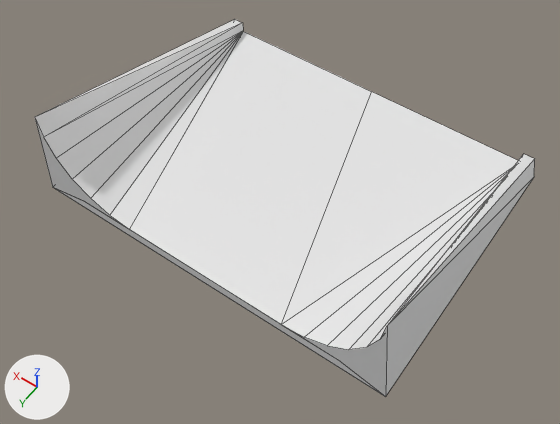
The Blender file Assets/Resources/materials/tileModels/curb2slope2.blend: old version first, new version second.
Before and after are seen from a camera (50 mm lens) standing at (-24.1, 35.1, 51.1) and looking at (-1.4, 3.4, 1.2). The axes (+X, +Y, +Z) are drawn at lower left. The lights are the same throughout. The first picture is the older version. Mesh edges are drawn as thin lines. Materials are left out; every surface is plain grey.

Objects in the first picture: 'endB', 'main'.
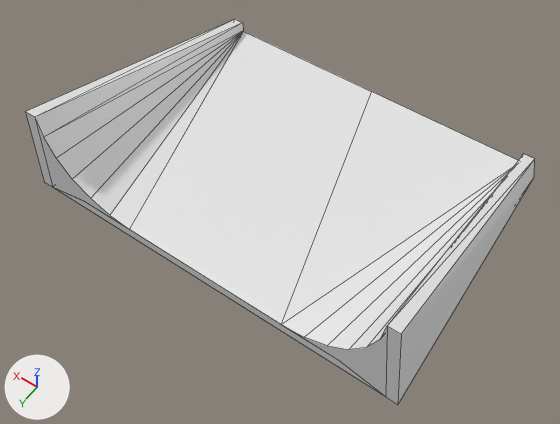
Patch to the scene script:
```diff
--- a/Assets/Resources/materials/tileModels/curb2slope2.blend.py
+++ b/Assets/Resources/materials/tileModels/curb2slope2.blend.py
@@ me_track17_pmd0_mesh_001 @@
 # verts and faces of me_track17_pmd0_mesh_001; kept vertices keep their numbers, new ones are numbered from 28
-me_track17_pmd0_mesh_001.from_pydata(...)  # 28 vertices, 25 faces; spans x -16.5..16.5, y -13.2..11.8, z 0.0..9.0
+me_track17_pmd0_mesh_001.from_pydata(...)  # 30 vertices, 25 faces; spans x -17.5..17.5, y -13.2..11.8, z 0.0..9.0
+# me_track17_pmd0_mesh_001 part 1
+delete_vertices([7])  # with the faces that use them
+delete_faces([(0, 1, 16), (0, 16, 20)])
+verts[28] = (-16.5, 11.8, 9.0)  # pixel (401, 333)
+verts[29] = (-17.5, 11.8, 0.0)  # pixel (397, 404)
+faces += [(1, 16, 28), (0, 1, 28, 29), (0, 29, 20)]
+# me_track17_pmd0_mesh_001 part 2
+delete_vertices([27])  # with the faces that use them
+delete_faces([(10, 21, 11), (10, 26, 21)])
+verts[30] = (16.5, 11.8, 9.0)  # pixel (25, 111)
+verts[31] = (17.5, 11.8, 0.0)  # pixel (44, 182)
+faces += [(11, 30, 21), (10, 31, 30, 11), (10, 26, 31)]
@@ me_track17_pmd0_mesh_002 @@
 # used by ob_endb; parent = ob_main; location = (-0.598, 0.358, 0.0181)
 # verts and faces of me_track17_pmd0_mesh_002; kept vertices keep their numbers, new ones are numbered from 4
-me_track17_pmd0_mesh_002.from_pydata(...)  # 4 vertices, 1 face; spans x -15.9..17.1, y 12.0, z 0.0..1.0
+me_track17_pmd0_mesh_002.from_pydata(...)  # 26 vertices, 5 faces; spans x -16.9..18.1, y 12.0, z 0.0..9.0
+# me_track17_pmd0_mesh_002 part 3
+delete_faces([(0, 1, 2, 3)])
+verts[4] = (-14.7, 12.0, 7.0)  # pixel (380, 339)
+verts[5] = (-7.0, 12.0, 1.0)  # pixel (281, 324)
+verts[6] = (-10.9, 12.0, 2.1)  # pixel (327, 345)
+verts[7] = (13.7, 12.0, 3.3)  # pixel (72, 179)
+verts[8] = (10.1, 12.0, 1.3)  # pixel (109, 215)
+verts[9] = (-15.0, 12.0, 9.0)  # pixel (387, 325)
+verts[10] = (-13.9, 12.0, 5.0)  # pixel (366, 347)
+verts[11] = (-12.6, 12.0, 3.3)  # pixel (348, 349)
+verts[12] = (-9.0, 12.0, 1.3)  # pixel (304, 337)
+verts[13] = (16.1, 12.0, 9.0)  # pixel (34, 117)
+verts[14] = (15.0, 12.0, 5.0)  # pixel (56, 158)
+verts[15] = (12.1, 12.0, 2.1)  # pixel (90, 198)
+verts[16] = (15.8, 12.0, 7.0)  # pixel (43, 137)
+verts[17] = (8.1, 12.0, 1.0)  # pixel (129, 229)
+verts[18] = (-16.0, 12.0, 9.0)  # pixel (401, 333)
+verts[19] = (-16.9, 12.0, 0.0)  # pixel (397, 404)
+verts[20] = (17.1, 12.0, 9.0)  # pixel (25, 111)
+verts[21] = (18.1, 12.0, 0.0)  # pixel (44, 182)
+verts[22] = (13.1, 12.0, 1.0)  # pixel (84, 201)
+verts[23] = (17.1, 12.0, 0.0)  # pixel (52, 187)
+verts[24] = (-15.9, 12.0, 0.0)  # pixel (385, 396)
+verts[25] = (-11.9, 12.0, 1.0)  # pixel (338, 360)
+faces += [(2, 9, 4, 10, 11, 6, 12, 5, 3), (0, 17, 8, 15, 7, 14, 16, 13, 1), (2, 19, 18, 9), (1, 13, 20, 21), (22, 23, 24, 25)]
@@ ob_endb @@
 ob_endb.parent = ob_main
-ob_endb.matrix_parent_inverse = Matrix(((1.0, 0.0, 0.0, 0.039), (0.0, 1.0, 0.0, -0.617), (0.0, 0.0, 1.0, -0.0181), (0.0, 0.0, 0.0, 1.0)))
-ob_endb.location = (-0.598, 0.358, 0.0181)
+ob_endb.matrix_parent_inverse = Matrix(((1.0, 0.0, 0.0, -0.000144), (0.0, 1.0, 0.0, 0.0000529), (0.0, 0.0, 1.0, -0.0181), (0.0, 0.0, 0.0, 1.0)))
+ob_endb.location = (-0.559, -0.26, 0.0181)
```

Where the change shows, as pixel boxes [x1, y1, x2, y2] in the pictures (560 x 424 px; the box of a moved part takes in the faces that stretch with it):
'main', reshaped: before [35, 19, 535, 397]; after [26, 19, 535, 404]
'endB', reshaped, moved (14% wider, 40% taller): before [55, 188, 384, 396]; after [26, 112, 401, 404]
part 1 of me_track17_pmd0_mesh_001, moved or reshaped: before [286, 159, 535, 397]; after [387, 159, 535, 404]
part 2 of me_track17_pmd0_mesh_001, moved or reshaped: before [35, 119, 127, 228]; after [26, 22, 228, 117]
